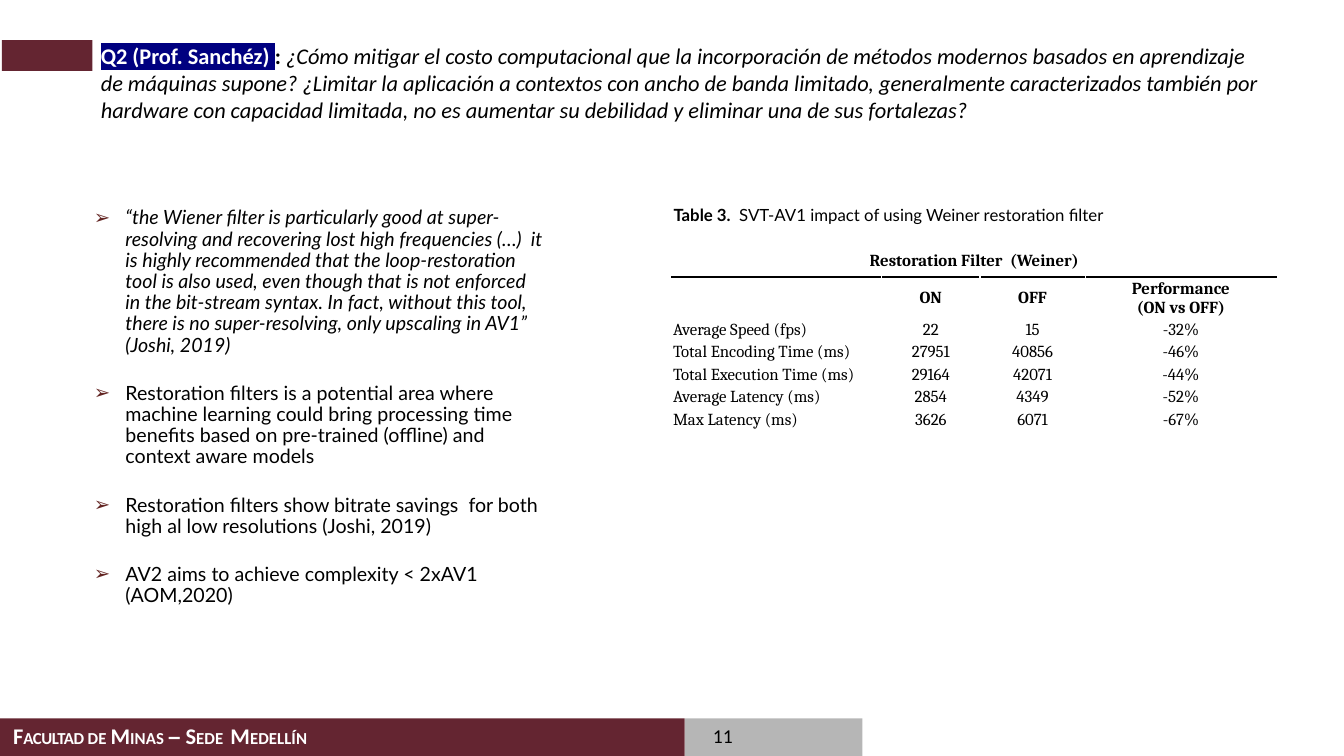
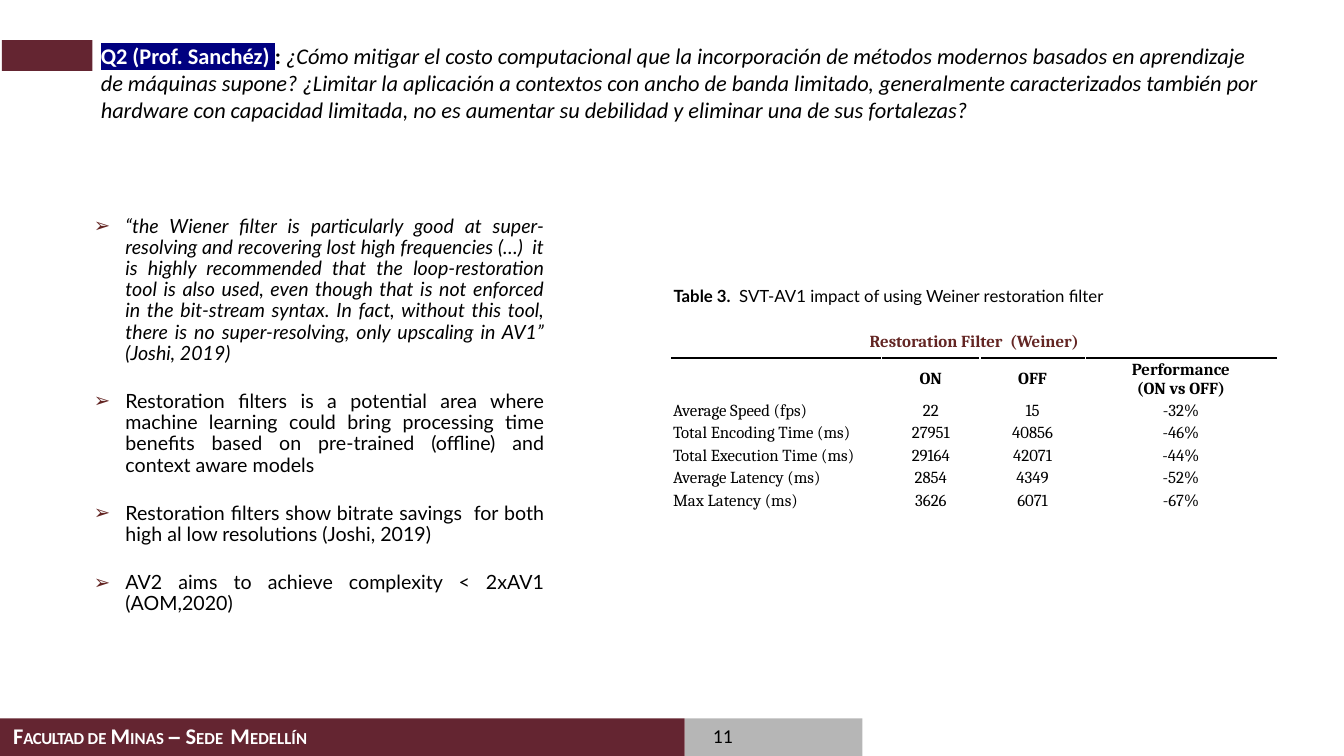
Before and after one commit to casalazarh/Examen-de-Calificacion-2020, a slide deck: slide 11 of presentation/Examen de Calificacion de Doctorado_Carlos_Alberto_Salazar.pptx. Drawn at 1344x756 pixels with LibreOffice and Linux fonts; fonts in the diff are those of the drawing; background and template pictures are left out. Boxes give left, top, right and bottom in pixels: in the first picture for what was removed or moved away, otherwise in the second. Text is boxed around its words. In the diff, an @@ line names an element or a change of style, - is before the commit and + after.

Commit message:
Completado la Prof. Maria

```diff
--- a/presentation/Examen de Calificacion de Doctorado_Carlos_Alberto_Salazar.pptx
+++ b/presentation/Examen de Calificacion de Doctorado_Carlos_Alberto_Salazar.pptx
@@ text "“the Wiener filter is particularly ...": place and size @@
-text "“the Wiener filter is particularly ..." at <box>125,209,542,605</box>
+text "“the Wiener filter is particularly ..." at <box>125,218,544,613</box>
@@ text "“the Wiener filter is particularly ..." at <box>125,218,544,613</box>: alignment left to justified @@
@@ text "Table 3. SVT-AV1 impact of ...": place and size @@
-text "Table 3. SVT-AV1 impact of ..." at <box>674,208,1104,224</box>
+text "Table 3. SVT-AV1 impact of ..." at <box>674,289,1104,305</box>
@@ table: place and size @@
-table at <box>673,243,1277,433</box>
+table at <box>673,325,1277,514</box>
@@ table at <box>673,325,1277,514</box> @@
@@ text colour #000000 to #632523 in "Restoration Filter (Weiner)" @@
```
Also in this commit, not shown: 6 other slides changed.
